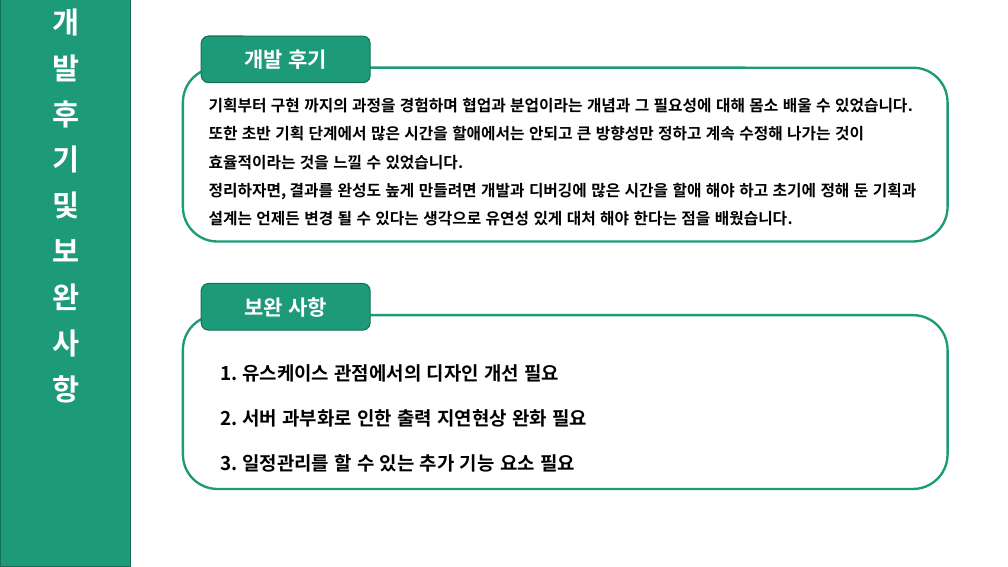
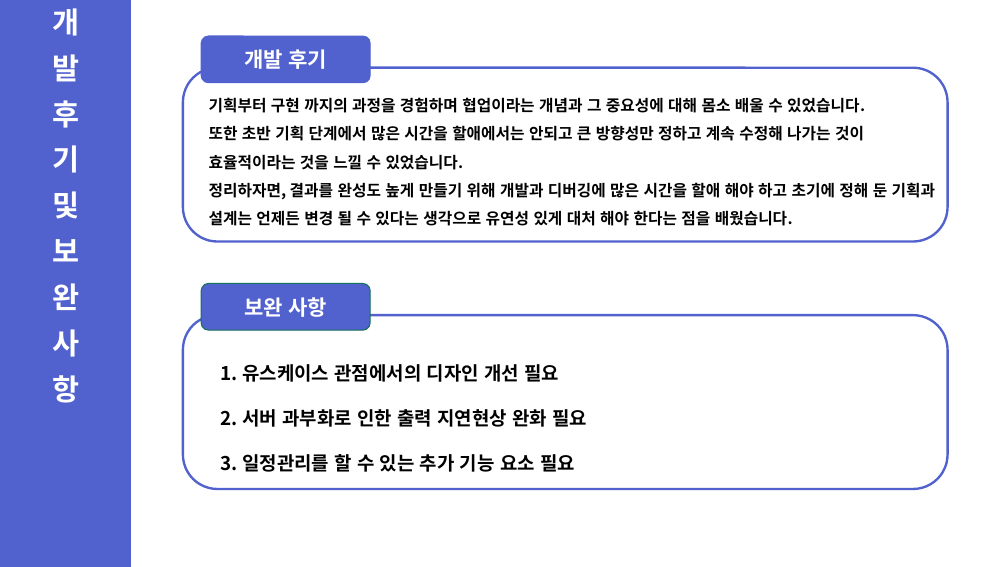
Before and after one commit to ShinHyeonSeong/Final, a slide deck: slide 19 of 기획 UI/A조 프로토타입 발표.pptx (slide 11 before the commit). Drawn at 1008x567 pixels with LibreOffice and Linux fonts; fonts in the diff are those of the drawing. Boxes give left, top, right and bottom in pixels: in the first picture for what was removed or moved away, otherwise in the second. Text is boxed around its words. In the diff, an @@ line names an element or a change of style, - is before the commit and + after.

```diff
--- a/기획 UI/A조 프로토타입 발표.pptx
+++ b/기획 UI/A조 프로토타입 발표.pptx
@@ rectangle "개 발 후 기 및 ..." at (0, 0, 130, 567): fill #1D9A78 to #5161CE; outline #157259 1 pt to #5161CE 1 pt @@
@@ rounded rectangle "개발 후기" at (201, 36, 371, 83): fill #1D9A78 to #5161CE; outline #157259 1 pt to #5161CE 1 pt @@
@@ rounded rectangle at (183, 68, 948, 242): outline #1D9A78 2.25 pt to #5161CE 2.25 pt @@
@@ text at (209, 97, 764, 170): text changed @@
-기획부터 구현 까지의 과정을 경험하며 협업과 분업이라는 개념과 그 필요성에 대해 몸소 배울 수 있었습니다.
+기획부터 구현 까지의 과정을 경험하며 협업이라는 개념과 그 중요성에 대해 몸소 배울 수 있었습니다.
@@ text at (209, 182, 935, 230): text changed @@
-정리하자면, 결과를 완성도 높게 만들려면 개발과 디버깅에 많은 시간을 할애 해야 하고 초기에 정해 둔 기획과 설계는 언제든 변경 될 수 있다는 생각으로 유연성 있게 대처 해야 한다는 점을 배웠습니다.
+정리하자면, 결과를 완성도 높게 만들기 위해 개발과 디버깅에 많은 시간을 할애 해야 하고 초기에 정해 둔 기획과 설계는 언제든 변경 될 수 있다는 생각으로 유연성 있게 대처 해야 한다는 점을 배웠습니다.
@@ rounded rectangle "보완 사항" at (201, 284, 371, 330): fill #1D9A78 to #5161CE @@
@@ rounded rectangle at (183, 315, 948, 489): outline #1D9A78 2.25 pt to #5161CE 2.25 pt @@
```
Also in this commit, not shown: 6 other slides changed, 8 slides added, 1 other file.
